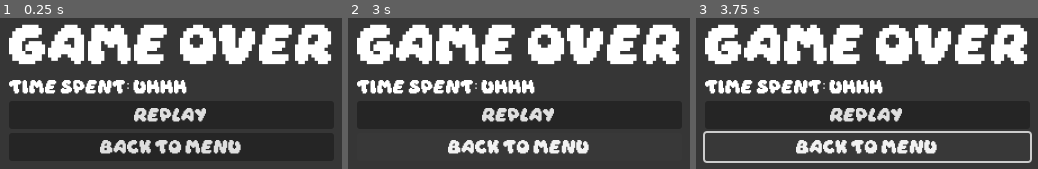
Above: before the commit, frames 1-3 (left to right).
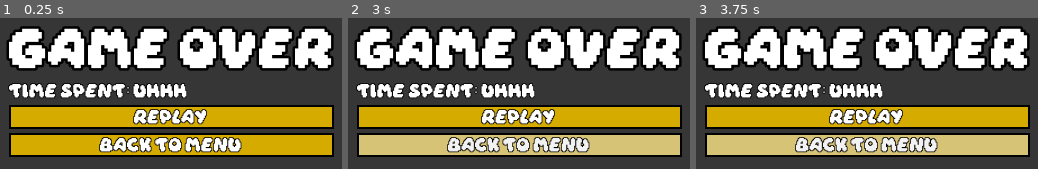
Above: after the commit, the same moments.

Repository: RayhanSP/gamedev-solo
Game: Godot game, scene res://scenes/game_over_ui.tscn
Same seed, same stepped clock (60 frames per second), same inputs: the game is played once before the commit and once after it. This scene is started directly instead of the project's main scene.
Inputs:
- Up to frame 1 (0.25 s): no input
- Up to frame 2 (3 s): click "replay" at 0.5 s; click "replay" at 1.25 s; click "replay" at 2 s; click "back to menu" at 2.75 s
- Up to frame 3 (3.75 s): hold Right (ui_right) from 3.53 s (still down)

The runs differ from the first frame. In frame 1, 46% of the frame differs, in the area x 1-98%, y 3-93%; in frame 2, 45%; in frame 3, 47%, in the area x 1-99%, y 3-97%.

Commit message:
fix: restyle game over screen button

Diff:
--- a/project.godot
+++ b/project.godot
@@ -22,6 +22,19 @@
 window/size/mode=2
 window/stretch/mode="canvas_items"
 
+[input]
+
+throw_item={
+"deadzone": 0.2,
+"events": [Object(InputEventKey,"resource_local_to_scene":false,"resource_name":"","device":-1,"window_id":0,"alt_pressed":false,"shift_pressed":false,"ctrl_pressed":false,"meta_pressed":false,"pressed":false,"keycode":0,"physical_keycode":32,"key_label":0,"unicode":32,"location":0,"echo":false,"script":null)
+]
+}
+gacha_pull={
+"deadzone": 0.2,
+"events": [Object(InputEventKey,"resource_local_to_scene":false,"resource_name":"","device":-1,"window_id":0,"alt_pressed":false,"shift_pressed":false,"ctrl_pressed":false,"meta_pressed":false,"pressed":false,"keycode":0,"physical_keycode":4194309,"key_label":0,"unicode":0,"location":0,"echo":false,"script":null)
+]
+}
+
 [physics]
 
 3d/physics_engine="Jolt Physics"
--- a/scenes/game_over_ui.tscn
+++ b/scenes/game_over_ui.tscn
@@ -7,6 +7,41 @@
 [sub_resource type="ShaderMaterial" id="ShaderMaterial_nbgkd"]
 shader = ExtResource("2_lk38d")
 shader_parameter/blur_amount = 2.0
+
+[sub_resource type="StyleBoxFlat" id="StyleBoxFlat_lk38d"]
+bg_color = Color(0.84, 0.67200005, 0, 1)
+border_width_left = 2
+border_width_top = 2
+border_width_right = 2
+border_width_bottom = 2
+border_color = Color(0, 0, 0, 1)
+shadow_color = Color(0, 0, 0, 1)
+shadow_offset = Vector2(0, 4)
+anti_aliasing = false
+
+[sub_resource type="StyleBoxFlat" id="StyleBoxFlat_cotc0"]
+content_margin_top = 4.0
+bg_color = Color(0.19, 0.15200001, 0, 1)
+border_width_left = 2
+border_width_top = 2
+border_width_right = 2
+border_width_bottom = 2
+border_color = Color(0, 0, 0, 1)
+shadow_color = Color(0, 0, 0, 1)
+anti_aliasing = false
+
+[sub_resource type="StyleBoxFlat" id="StyleBoxFlat_nbgkd"]
+bg_color = Color(0.84, 0.7644, 0.46199998, 1)
+border_width_left = 2
+border_width_top = 2
+border_width_right = 2
+border_width_bottom = 2
+border_color = Color(0, 0, 0, 1)
+shadow_color = Color(0, 0, 0, 1)
+shadow_offset = Vector2(0, 4)
+anti_aliasing = false
+
+[sub_resource type="StyleBoxEmpty" id="StyleBoxEmpty_lk38d"]
 
 [node name="GameOverUI" type="CanvasLayer" unique_id=1889517127]
 process_mode = 3
@@ -32,24 +67,43 @@
 
 [node name="TitleLabel" type="Label" parent="CenterContainer/VBoxContainer" unique_id=396393188]
 layout_mode = 2
+theme_override_colors/font_outline_color = Color(0, 0, 0, 1)
+theme_override_constants/outline_size = 10
 theme_override_fonts/font = ExtResource("3_lk38d")
 theme_override_font_sizes/font_size = 35
 text = "GAME OVER"
 
 [node name="StatsLabel" type="Label" parent="CenterContainer/VBoxContainer" unique_id=1589368592]
 layout_mode = 2
+theme_override_colors/font_outline_color = Color(0, 0, 0, 1)
+theme_override_constants/outline_size = 3
 theme_override_fonts/font = ExtResource("3_lk38d")
 theme_override_font_sizes/font_size = 12
 text = "TIME SPENT: uhhh"
 
 [node name="BtnReplay" type="Button" parent="CenterContainer/VBoxContainer" unique_id=361209897]
 layout_mode = 2
+theme_override_colors/font_color = Color(1, 1, 1, 1)
+theme_override_colors/font_outline_color = Color(0, 0, 0, 1)
+theme_override_constants/outline_size = 3
 theme_override_fonts/font = ExtResource("3_lk38d")
 theme_override_font_sizes/font_size = 12
+theme_override_styles/normal = SubResource("StyleBoxFlat_lk38d")
+theme_override_styles/pressed = SubResource("StyleBoxFlat_cotc0")
+theme_override_styles/hover = SubResource("StyleBoxFlat_nbgkd")
+theme_override_styles/focus = SubResource("StyleBoxEmpty_lk38d")
 text = "replay"
+icon_alignment = 1
 
 [node name="BtnMenu" type="Button" parent="CenterContainer/VBoxContainer" unique_id=1672952070]
 layout_mode = 2
+theme_override_colors/font_color = Color(1, 1, 1, 1)
+theme_override_colors/font_outline_color = Color(0, 0, 0, 1)
+theme_override_constants/outline_size = 3
 theme_override_fonts/font = ExtResource("3_lk38d")
 theme_override_font_sizes/font_size = 12
+theme_override_styles/normal = SubResource("StyleBoxFlat_lk38d")
+theme_override_styles/pressed = SubResource("StyleBoxFlat_cotc0")
+theme_override_styles/hover = SubResource("StyleBoxFlat_nbgkd")
+theme_override_styles/focus = SubResource("StyleBoxEmpty_lk38d")
 text = "back to menu"
--- a/scenes/main.tscn
+++ b/scenes/main.tscn
@@ -255,9 +255,10 @@
 anchors_preset = 1
 anchor_left = 1.0
 anchor_right = 1.0
-offset_left = -40.0
-offset_top = 19.0
-offset_bottom = 45.0
+offset_left = -60.340027
+offset_top = 15.0
+offset_right = -20.340027
+offset_bottom = 41.000027
 grow_horizontal = 0
 theme_override_colors/font_outline_color = Color(0, 0, 0, 1)
 theme_override_constants/outline_size = 5
